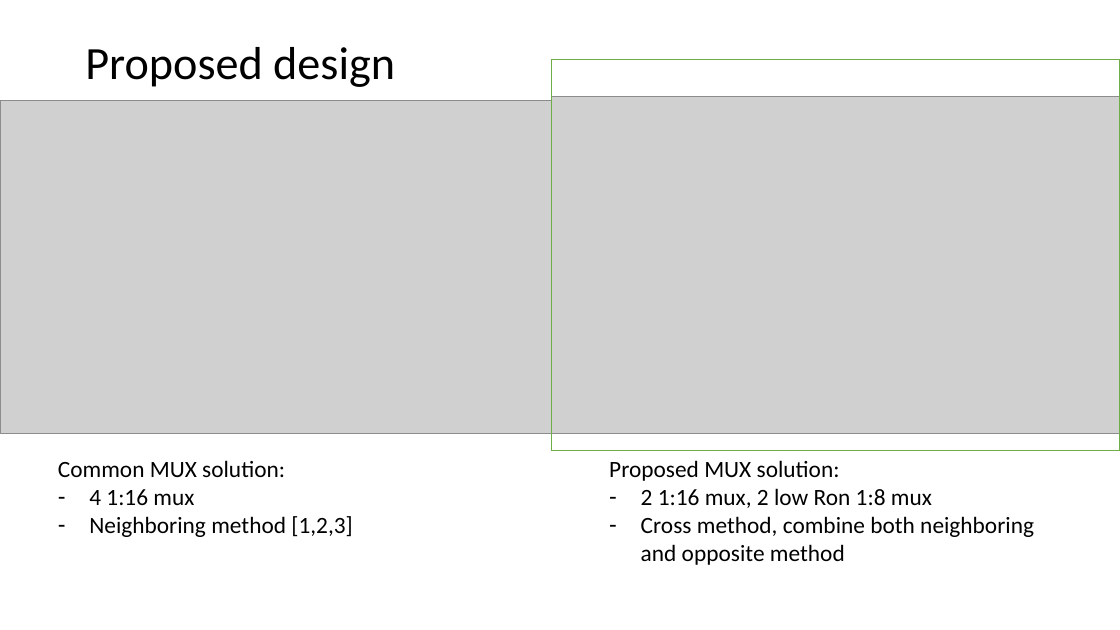
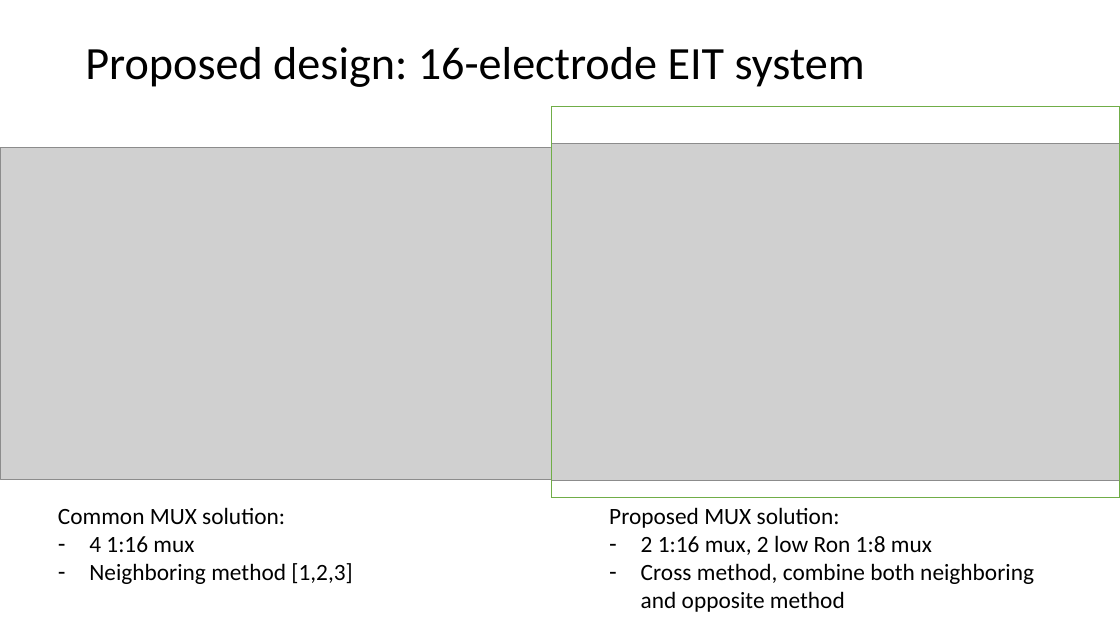
Before and after one commit to Luan-Don/AD5941-EIT-Analyzer, a slide deck: slide 6 of docs/weekly_report/AIA_w3.pptx. Drawn at 1120x630 pixels with LibreOffice and Linux fonts; fonts in the diff are those of the drawing; grey boxes stand for pictures. Boxes give left, top, right and bottom in pixels: in the first picture for what was removed or moved away, otherwise in the second. Text is boxed around its words. In the diff, an @@ line names an element or a change of style, - is before the commit and + after.

Commit message:
update schematic with new design (v2.0)

```diff
--- a/docs/weekly_report/AIA_w3.pptx
+++ b/docs/weekly_report/AIA_w3.pptx
@@ title at (85, 47, 865, 87): text changed @@
-Proposed design
+Proposed design: 16-electrode EIT system
@@ 2 pictures, 2 texts, 1 rectangle: place and size @@
-2 pictures, 2 texts, 1 rectangle at (0, 60, 1120, 565)
+2 pictures, 2 texts, 1 rectangle at (0, 107, 1120, 612)
```
Also in this commit, not shown: 2 other slides changed, 1 slide added, 4 other files.
